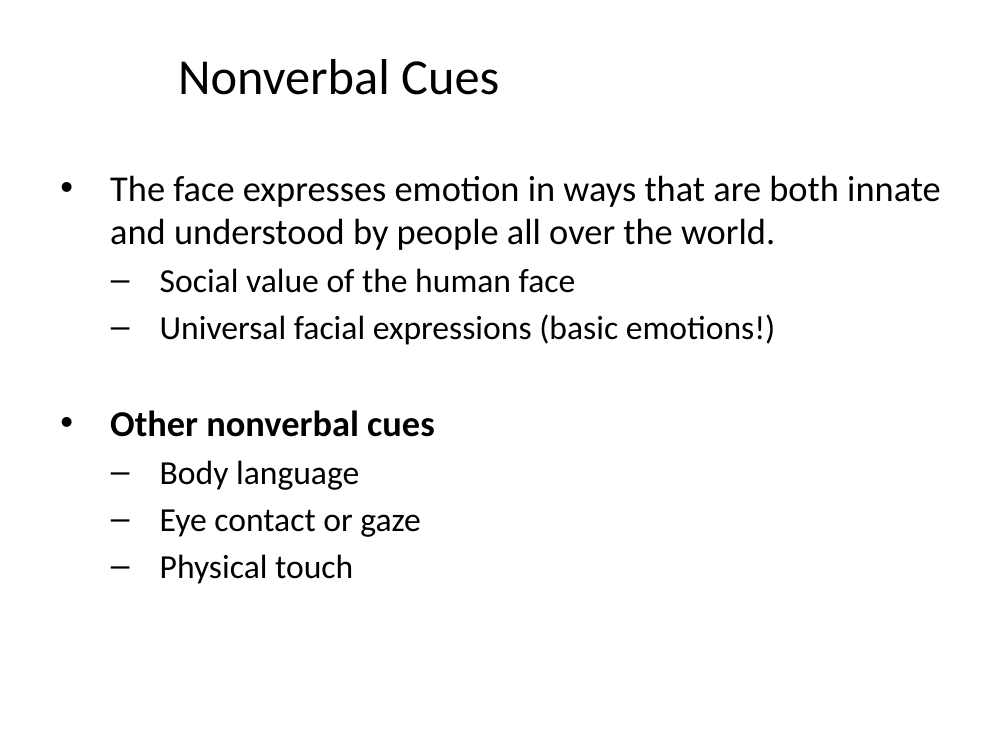
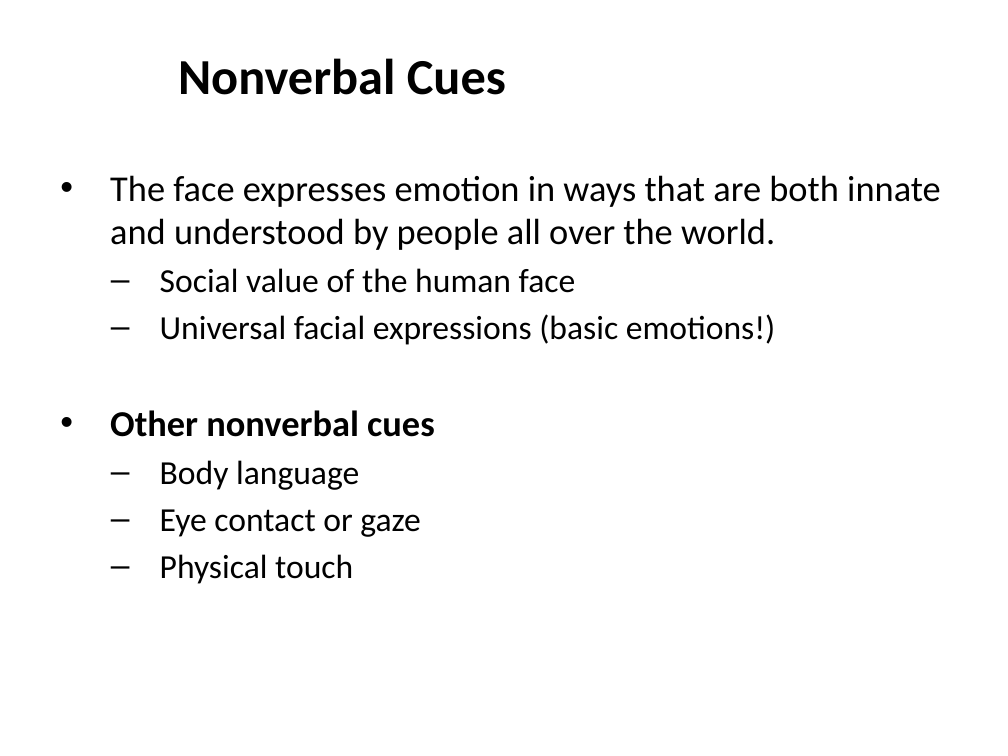
Before and after one commit to npm27/Teaching-Materials, a slide deck: slide 8 of Social Psych/Slides/5 Percieving Persons.pptx (slide 10 before the commit). Drawn at 1008x756 pixels with LibreOffice and Linux fonts; fonts in the diff are those of the drawing. Boxes give left, top, right and bottom in pixels: in the first picture for what was removed or moved away, otherwise in the second. Text is boxed around its words. In the diff, an @@ line names an element or a change of style, - is before the commit and + after.

```diff
--- a/Social Psych/Slides/5 Percieving Persons.pptx
+++ b/Social Psych/Slides/5 Percieving Persons.pptx
@@ title "Nonverbal Cues" at [178,58,506,95]: bold on @@
```
Also in this commit, not shown: 9 other slides changed, 1 slide added, 8 slides removed, 1 other file.
